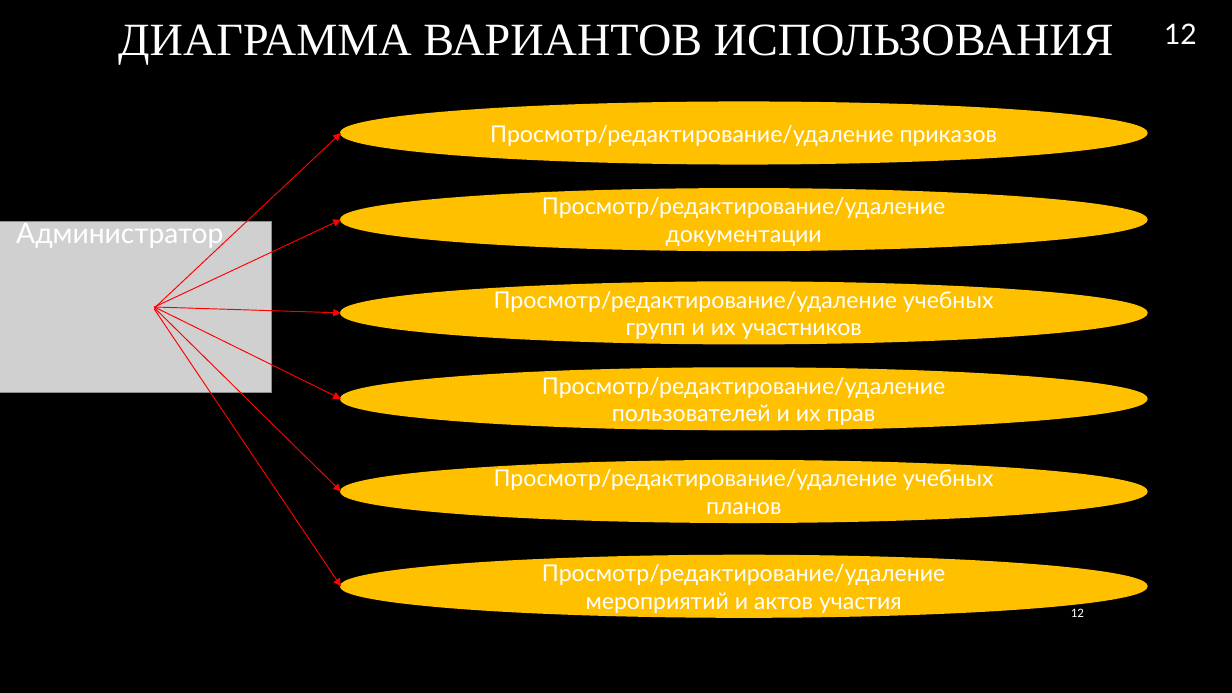
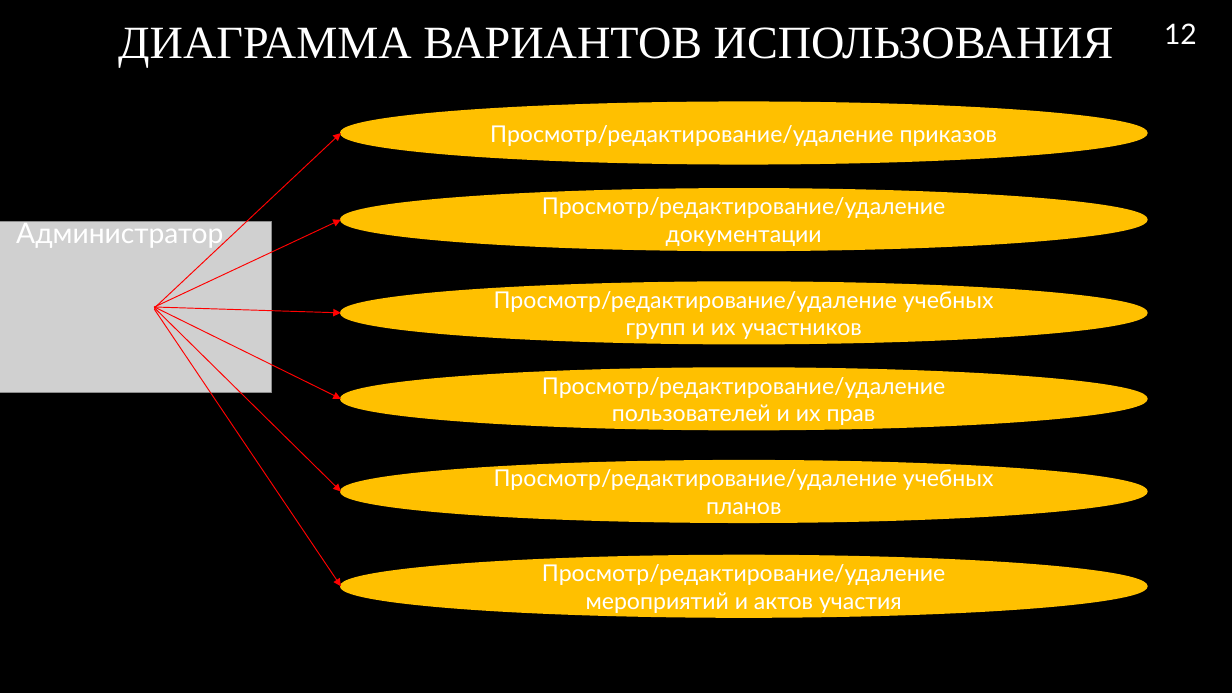
Before and after one commit to RAdKuzur/ASTU, a slide deck: slide 12 of Дипломная работа/Презентация.pptx. Drawn at 1232x693 pixels with LibreOffice and Linux fonts; fonts in the diff are those of the drawing; grey boxes stand for pictures; background and template pictures are left out. Boxes give left, top, right and bottom in pixels: in the first picture for what was removed or moved away, otherwise in the second. Text is boxed around its words. In the diff, an @@ line names an element or a change of style, - is before the commit and + after.

```diff
--- a/Дипломная работа/Презентация.pptx
+++ b/Дипломная работа/Презентация.pptx
@@ text "ДИАГРАММА ВАРИАНТОВ ИСПОЛЬЗОВАНИЯ": place and size @@
-text "ДИАГРАММА ВАРИАНТОВ ИСПОЛЬЗОВАНИЯ" at [118, 24, 1114, 64]
+text "ДИАГРАММА ВАРИАНТОВ ИСПОЛЬЗОВАНИЯ" at [118, 27, 1114, 68]
@@ page number removed at [1071, 608, 1084, 617] @@
-12
```
Also in this commit, not shown: 1 other file.
